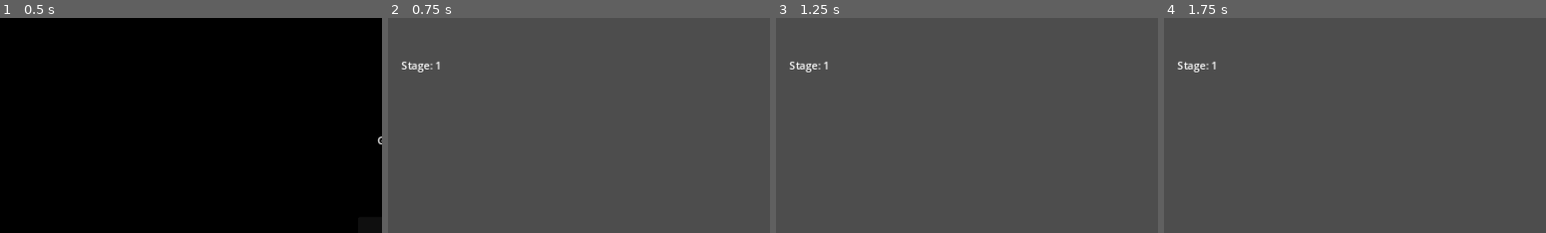
Above: before the commit, frames 1-4 (left to right).
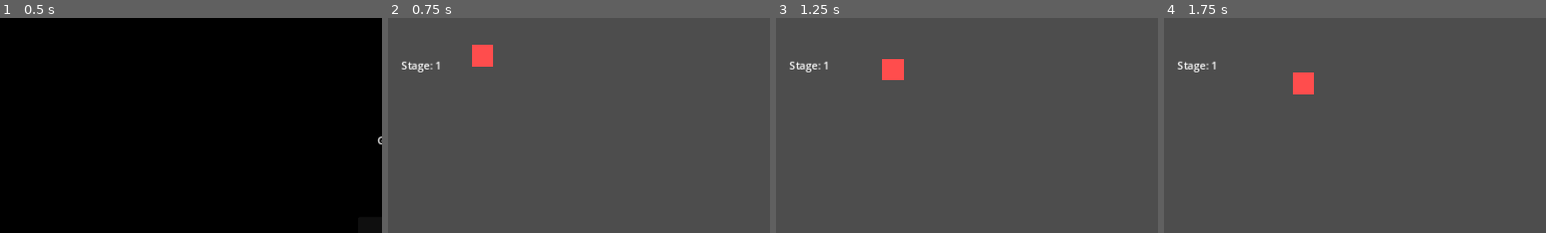
Above: after the commit, the same moments.

Repository: fearghost/vamsurlike_remake
Game: Godot game, scene res://scenes/ui/main_menu.tscn
The game is run twice, just before and just after one commit, with the same random seed, the same clock (stepped at 60 frames per second) and the same inputs.
Inputs (mouse positions are % of the whole screen's width and height, from its top left):
- Up to frame 1 (0.5 s): no input
- Up to frame 2 (0.75 s): click "Start" at 0.5 s
- Up to frame 3 (1.25 s): no input
- Up to frame 4 (1.75 s): move the mouse to (72, 45) at 1.27 s; click (72, 45) at 1.42 s
The pictures show only the part of the screen within x 0-50%, y 0-50%; the shares and areas given below are measured in that part.

Frame 1 is identical in both runs. In frame 2, 0.6% of the frame differs, in the area x 22-28%, y 12-23%; in frame 3, 0.6%; in frame 4, 0.6%.

Commit message:
Fix: enemy .tres files were plain Resources without the EnemyData script
load() returned a generic Resource, so 'as EnemyData' cast failed and the
Spawner silently spawned nothing (silent failure on device). Added the
script ext_resource + script_class to all three enemy data files.

Diff:
--- a/vamsurlike_remake/data/enemies/charge_01.tres
+++ b/vamsurlike_remake/data/enemies/charge_01.tres
@@ -1,6 +1,9 @@
-[gd_resource type="Resource" format=3]
+[gd_resource type="Resource" script_class="EnemyData" load_steps=2 format=3]
+
+[ext_resource type="Script" path="res://scripts/data/enemy_data.gd" id="1_enemy"]
 
 [resource]
+script = ExtResource("1_enemy")
 enemy_id = "charge_01"
 enemy_name = "Charger"
 hp = 80
--- a/vamsurlike_remake/data/enemies/chase_01.tres
+++ b/vamsurlike_remake/data/enemies/chase_01.tres
@@ -1,6 +1,9 @@
-[gd_resource type="Resource" format=3]
+[gd_resource type="Resource" script_class="EnemyData" load_steps=2 format=3]
+
+[ext_resource type="Script" path="res://scripts/data/enemy_data.gd" id="1_enemy"]
 
 [resource]
+script = ExtResource("1_enemy")
 enemy_id = "chase_01"
 enemy_name = "Chaser"
 hp = 50
--- a/vamsurlike_remake/data/enemies/ranged_01.tres
+++ b/vamsurlike_remake/data/enemies/ranged_01.tres
@@ -1,6 +1,9 @@
-[gd_resource type="Resource" format=3]
+[gd_resource type="Resource" script_class="EnemyData" load_steps=2 format=3]
+
+[ext_resource type="Script" path="res://scripts/data/enemy_data.gd" id="1_enemy"]
 
 [resource]
+script = ExtResource("1_enemy")
 enemy_id = "ranged_01"
 enemy_name = "Ranger"
 hp = 30
